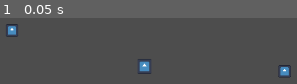
Above: before the commit, frame 1.
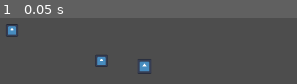
Above: after the commit, the same moment.

Repository: Hadamanthis/slummy
Game: Godot game, scene res://scenes/main.tscn
The game is run twice, just before and just after one commit, with the same random seed, the same clock (stepped at 60 frames per second) and the same inputs. The engine's default icon, where the game draws it, is replaced by a stand-in: a white triangle on a blue panel in a dark square.
Inputs:
- Up to frame 1 (0.05 s): no input

The runs differ from the first frame. In frame 1, 1.2% of the frame differs, in the area x 31-98%, y 56-91%.

Commit message:
Add launch limits to level loop

Diff:
--- a/scenes/levels/level_1.tscn
+++ b/scenes/levels/level_1.tscn
@@ -1,10 +1,12 @@
 [gd_scene format=3 uid="uid://d10pbgik6rxnd"]
 
 [ext_resource type="PackedScene" uid="uid://bkujtylea3x2" path="res://scenes/arena.tscn" id="1_rus8k"]
+[ext_resource type="Script" uid="uid://b2oe8co0m4hn3" path="res://scripts/level.gd" id="1_x42e6"]
 [ext_resource type="PackedScene" uid="uid://stloe47cargs" path="res://scenes/spike.tscn" id="2_5xbjy"]
 [ext_resource type="PackedScene" uid="uid://bg7rycuamsah" path="res://scenes/fruit.tscn" id="3_4nkto"]
 
 [node name="Level1" type="Node2D" unique_id=796652752]
+script = ExtResource("1_x42e6")
 
 [node name="Arena" parent="." unique_id=1131801412 instance=ExtResource("1_rus8k")]
 position = Vector2(447, 253)
@@ -21,4 +23,4 @@
 position = Vector2(248, 194)
 
 [node name="Fruit2" parent="Fruits" unique_id=1057133215 instance=ExtResource("3_4nkto")]
-position = Vector2(641, 253)
+position = Vector2(377, 238)
--- a/scenes/levels/level_2.tscn
+++ b/scenes/levels/level_2.tscn
@@ -1,10 +1,13 @@
 [gd_scene format=3 uid="uid://cwrrp3ird0p1"]
 
 [ext_resource type="PackedScene" uid="uid://bkujtylea3x2" path="res://scenes/arena.tscn" id="1_0srwa"]
+[ext_resource type="Script" uid="uid://b2oe8co0m4hn3" path="res://scripts/level.gd" id="1_fiq81"]
 [ext_resource type="PackedScene" uid="uid://stloe47cargs" path="res://scenes/spike.tscn" id="2_v5uil"]
 [ext_resource type="PackedScene" uid="uid://bg7rycuamsah" path="res://scenes/fruit.tscn" id="3_5722l"]
 
 [node name="Level2" type="Node2D" unique_id=796652752]
+script = ExtResource("1_fiq81")
+max_launches = 4
 
 [node name="Arena" parent="." unique_id=1131801412 instance=ExtResource("1_0srwa")]
 position = Vector2(447, 253)
--- /dev/null
+++ b/scripts/level.gd
@@ -0,0 +1,4 @@
+class_name Level
+extends Node2D
+
+@export var max_launches := 3
--- a/scripts/main.gd
+++ b/scripts/main.gd
@@ -10,12 +10,18 @@
 @onready var slime: CharacterBody2D = $Slime
 @onready var level: Node2D = $Level
 
-var current_level_index := 0
-var current_level: Node2D
-var score := 0
 var state := State.PLAYING
 
+var current_level_index := 0
+var current_level: Level
+var launches_left: int
+
+var score := 0
+var fruits_collected_this_launch := 0
+
 func _ready() -> void:
+	slime.launched.connect(_on_slime_launched)
+	slime.stopped.connect(_on_slime_stopped)
 	_load_current_level()
 
 func _load_current_level() -> void:
@@ -24,6 +30,7 @@
 
 	current_level = levels[current_level_index].instantiate()
 	level.add_child(current_level)
+	launches_left = current_level.max_launches
 
 	var slime_start: Marker2D = current_level.get_node("SlimeStart")
 	slime.global_position = slime_start.global_position
@@ -49,15 +56,11 @@
 	if state == State.GAME_OVER:
 		return
 
-	score += 1
-	print("Score: ", score)
+	fruits_collected_this_launch += 1
 
-	await get_tree().process_frame # Espera passar um frame
-
-	if _has_remaining_fruits():
-		return
-
-	_go_to_next_level()
+func calculate_score() -> void:
+	score += fruits_collected_this_launch ** 2
+	print("score:", score)
 
 func _has_remaining_fruits() -> bool:
 	var fruits: Node2D = current_level.get_node("Fruits")
@@ -79,3 +82,25 @@
 func _unhandled_input(event: InputEvent) -> void:
 	if event.is_action_pressed("ui_accept") and state == State.GAME_OVER:
 		get_tree().reload_current_scene()
+
+func _on_slime_launched() -> void:
+	fruits_collected_this_launch = 0
+
+func _on_slime_stopped() -> void:
+	calculate_score()
+
+	launches_left -= 1
+	print("launches left:", launches_left)
+
+	await get_tree().process_frame # Espera passar um frame
+
+	# Condição de derrota: Ainda há frutas mas não tem mais lançamentos
+	if not _has_remaining_fruits():
+		_go_to_next_level()
+		return
+
+	if launches_left <= 0:
+		state = State.GAME_OVER
+		slime.set_control_enabled(false)
+		print("Game Over - No launches left")
+		return
--- a/scripts/slime.gd
+++ b/scripts/slime.gd
@@ -1,4 +1,7 @@
 extends CharacterBody2D
+
+signal launched
+signal stopped
 
 enum State {
 	IDLE,
@@ -40,6 +43,7 @@
 	if velocity.length() <= min_stop_speed:
 		velocity = Vector2.ZERO
 		state = State.IDLE
+		stopped.emit()
 
 func _unhandled_input(event: InputEvent) -> void:
 	if control_enabled == false:
@@ -93,6 +97,7 @@
 
 	velocity = launch_vector.normalized() * force * launch_force_multiplier
 	state = State.MOVING
+	launched.emit()
 
 	aim_line.visible = false
 	aim_line.clear_points()
Not shown, added: scripts/level.gd.uid
Not shown, changed: GDD.md
Not shown, changed: LEARNINGS.md
Not shown, changed: SPRINTS.md
